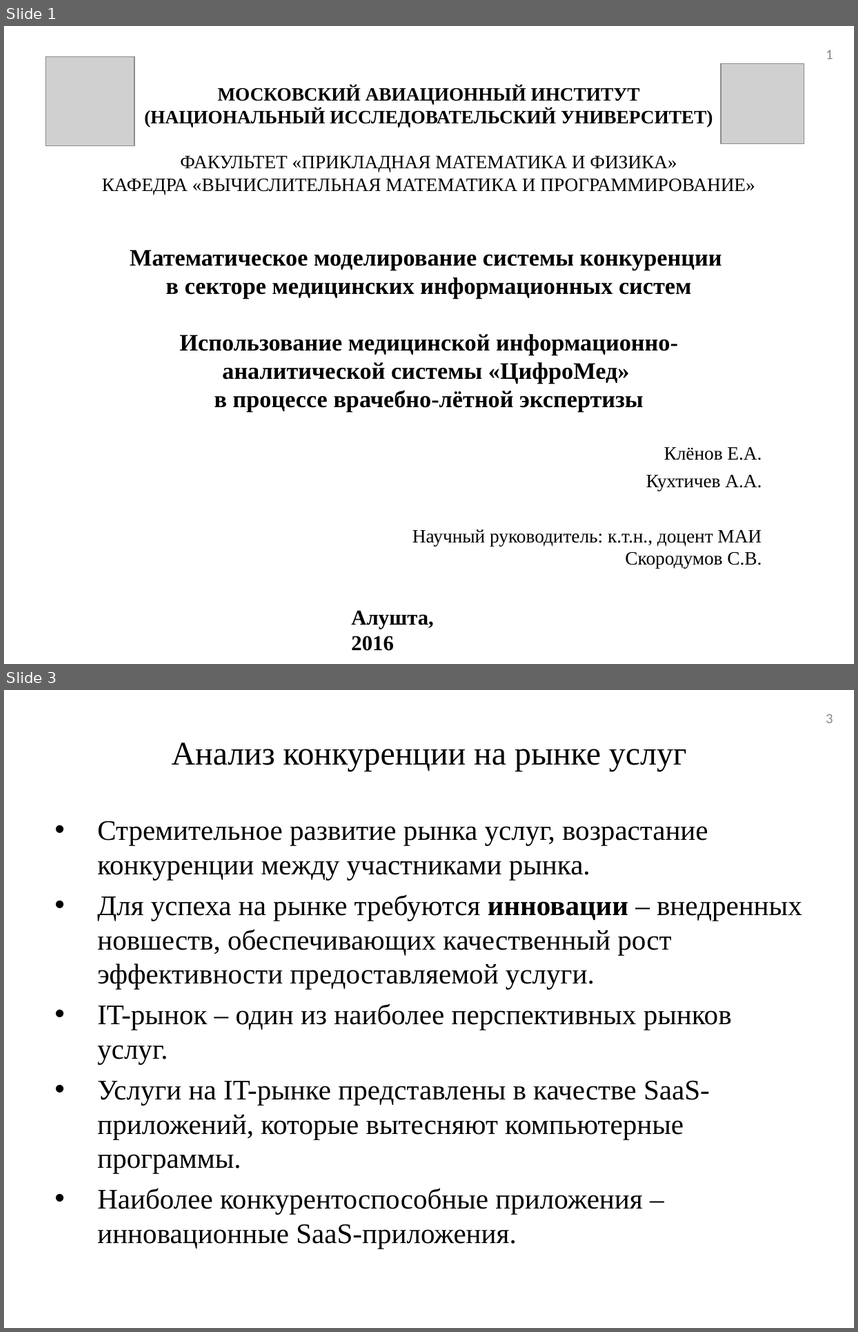
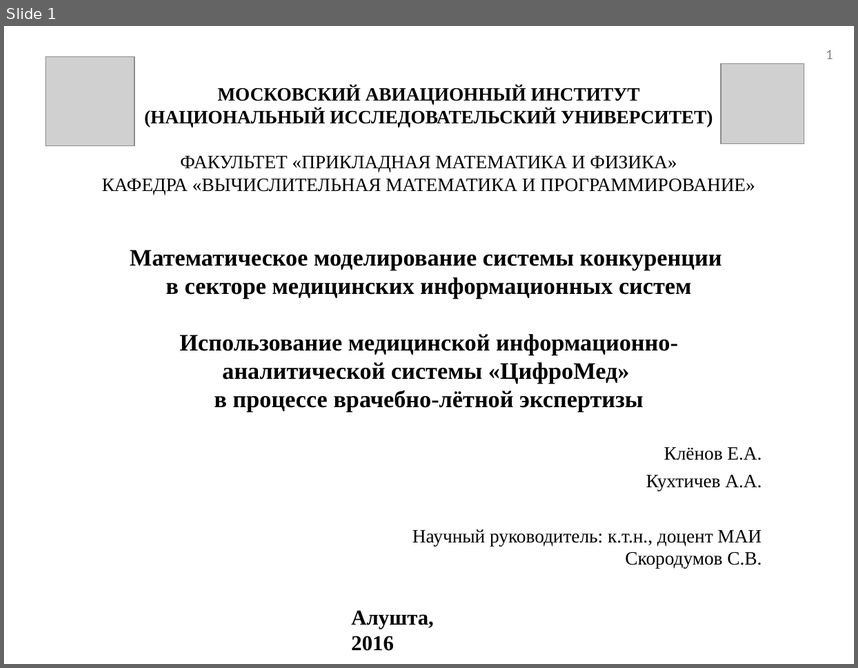
Before and after one commit to tehdoorsareopen/science, a slide deck: _Аспирантура/_Статьи/Алушта16/Алушта16.ppt. Shown one above the other, each under a label of ours: slides 1 and 3 before the commit, slide 1 after it; the slides between them are not shown. The pictures are 858x1332 and 858x668 pixels, drawn with LibreOffice and Linux fonts; fonts in the diff are those of the drawing; grey boxes stand for pictures. Boxes give left, top, right and bottom in pixels: in the first picture for what was removed or moved away, otherwise in the second. Text is boxed around its words. In the diff, an @@ line names an element or a change of style, - is before the commit and + after.

```diff
--- a/_Аспирантура/_Статьи/Алушта16/Алушта16.ppt
+++ b/_Аспирантура/_Статьи/Алушта16/Алушта16.ppt
@@ slide 3 removed at [4, 690, 854, 1328], background #FFFFFF @@
@@ page number removed at [826, 714, 833, 723] @@
-3
@@ title removed at [172, 742, 687, 771] @@
-Анализ конкуренции на рынке услуг
@@ text removed at [97, 820, 802, 1248] @@
-• Стремительное развитие рынка услуг, возрастание конкуренции между участниками рынка.
-• Для успеха на рынке требуются инновации – внедренных новшеств, обеспечивающих качественный рост эффективности предоставляемой услуги.
-• IT-рынок – один из наиболее перспективных рынков услуг.
-• Услуги на IT-рынке представлены в качестве SaaS-приложений, которые вытесняют компьютерные программы.
-• Наиболее конкурентоспособные приложения – инновационные SaaS-приложения.
```
Also in this commit, not shown: 1 slide changed, 14 slides added, 9 other slides removed, 10 other files.
